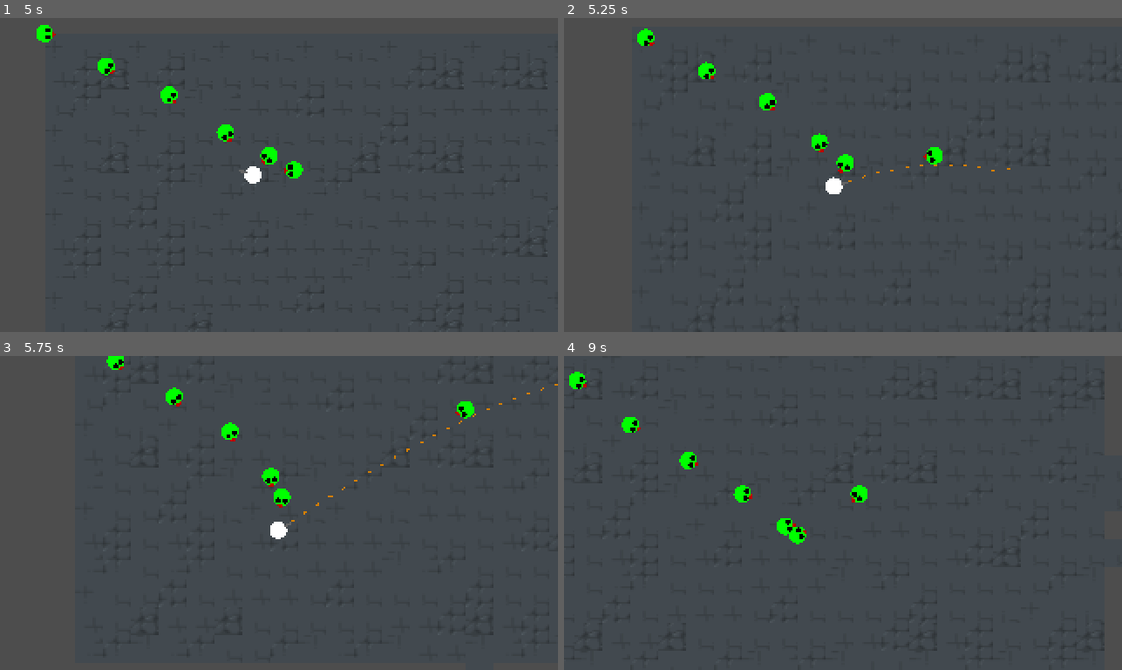
Above: before the commit, frames 1-4 (two rows, left to right).
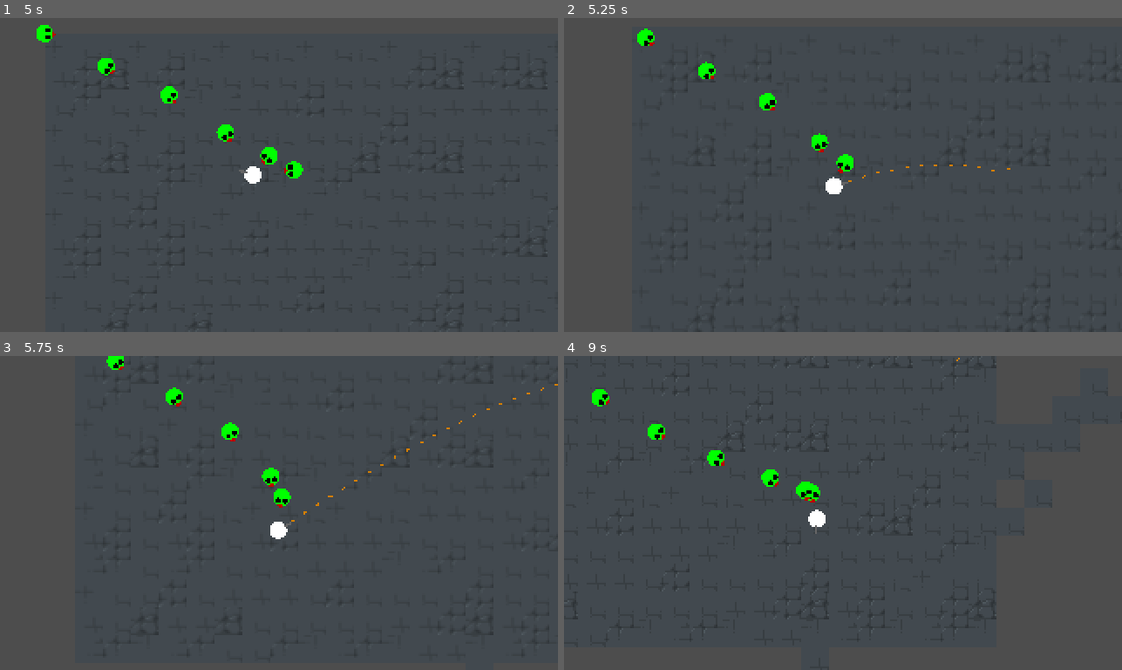
Above: after the commit, the same moments.

Repository: Spookyinator/TroglodyteCSGame
Game: Godot game, scene res://World/level.tscn
Two runs of this game, one before a commit and one after it. Both use one fixed random seed, a clock stepped at 60 frames per second and the inputs below. The project has no main scene, so this scene is started directly.
Inputs (mouse positions are in pixels of both pictures, inside the frame that each line leads up to):
- Up to frame 1 (5 s): move the mouse to (401, 159) at 0.52 s; press the mouse at (401, 159) at 0.53 s; hold D (Right) 0.53-1.28 s; move the mouse to (167, 190) at 1.27 s; release the mouse at (167, 190) at 1.28 s; hold S (Down) 1.28-2.03 s; tap Shift (slide) at 1.35, 2.85, 4.35 s; move the mouse to (334, 105) at 2.02 s; press the mouse at (334, 105) at 2.03 s; hold D (Right) 2.03-2.78 s; move the mouse to (251, 237) at 2.77 s; release the mouse at (251, 237) at 2.78 s; hold W (Up) 2.78-3.53 s; move the mouse to (446, 222) at 3.52 s; press the mouse at (446, 222) at 3.53 s; hold A (Left) from 3.53 s (still down); move the mouse to (111, 127) at 4.27 s; release the mouse at (111, 127) at 4.28 s
- Up to frame 2 (5.25 s): move the mouse to (870, 175) at 5.02 s; release A (Left) at 5.03 s; press the mouse at (870, 175) at 5.03 s; hold S (Down) from 5.03 s (still down)
- Up to frame 3 (5.75 s): keep holding S (Down)
- Up to frame 4 (9 s): move the mouse to (759, 434) at 5.77 s; release S (Down) at 5.78 s; release the mouse at (759, 434) at 5.78 s; hold D (Right) 5.78-6.53 s; tap Shift (slide) at 5.85, 7.35, 8.85 s; move the mouse to (965, 497) at 6.52 s; press the mouse at (965, 497) at 6.53 s; hold W (Up) 6.53-7.28 s; move the mouse to (731, 528) at 7.27 s; release the mouse at (731, 528) at 7.28 s; hold D (Right) 7.28-8.03 s; move the mouse to (898, 443) at 8.02 s; press the mouse at (898, 443) at 8.03 s; hold S (Down) 8.03-8.78 s; move the mouse to (815, 575) at 8.77 s; release the mouse at (815, 575) at 8.78 s; hold A (Left) from 8.78 s (still down)

Frame 1 is identical in both runs. In frame 2, 0.1% of the frame differs, in the area x 64-68%, y 41-47%; in frame 3, 0.1%; in frame 4, 2.1%, in the area x 0-97%, y 0-97%.
Error before the commit: Invalid access to property or key 'global_position' on a base object of type 'previously freed'. (res://Enemies/enemyTest.gd:30)

Commit message:
zombies die

Diff:
--- a/CSPGame/Enemies/enemyTest.gd
+++ b/CSPGame/Enemies/enemyTest.gd
@@ -35,3 +35,6 @@
 		distance = position.distance_to(player.global_position)
 		target(player.global_position)
 		_state = state.follow
+
+func _on_hitbox_no_health():
+	queue_free()
--- a/CSPGame/Enemies/enemyTest.tscn
+++ b/CSPGame/Enemies/enemyTest.tscn
@@ -1,7 +1,8 @@
-[gd_scene load_steps=8 format=3 uid="uid://ce6iml8dpgcct"]
+[gd_scene load_steps=9 format=3 uid="uid://ce6iml8dpgcct"]
 
 [ext_resource type="Script" path="res://Enemies/enemyTest.gd" id="1_4vnej"]
 [ext_resource type="PackedScene" uid="uid://dsedh28upjm41" path="res://Hitboxes & Hurtboxes/hurtbox.tscn" id="2_jx01i"]
+[ext_resource type="PackedScene" uid="uid://clxnoyd3bwcjh" path="res://Hitboxes & Hurtboxes/hitbox.tscn" id="3_idumi"]
 
 [sub_resource type="SphereMesh" id="SphereMesh_j2pa0"]
 
@@ -54,4 +55,12 @@
 [node name="CollisionShape2D" parent="Hurtbox" index="0"]
 shape = SubResource("CircleShape2D_yesk8")
 
+[node name="Hitbox" parent="." instance=ExtResource("3_idumi")]
+collision_layer = 0
+collision_mask = 2
+health = 15
+
+[connection signal="noHealth" from="Hitbox" to="." method="_on_hitbox_no_health"]
+
 [editable path="Hurtbox"]
+[editable path="Hitbox"]
--- a/CSPGame/Hitboxes & Hurtboxes/hitbox.gd
+++ b/CSPGame/Hitboxes & Hurtboxes/hitbox.gd
@@ -9,4 +9,5 @@
 		emit_signal("noHealth")
 
 func _on_area_entered(area):
+	print("yes")
 	health -= area.damage
--- a/CSPGame/Weapons/bullet.tscn
+++ b/CSPGame/Weapons/bullet.tscn
@@ -1,9 +1,9 @@
-[gd_scene load_steps=4 format=3 uid="uid://cfkmanuon7hom"]
+[gd_scene load_steps=6 format=3 uid="uid://cfkmanuon7hom"]
+
+[ext_resource type="PackedScene" uid="uid://dsedh28upjm41" path="res://Hitboxes & Hurtboxes/hurtbox.tscn" id="1_irj5k"]
 
 [sub_resource type="GDScript" id="GDScript_njtxy"]
 script/source = "extends RigidBody2D
-
-
 
 func _on_timer_timeout():
 	queue_free()
@@ -13,7 +13,11 @@
 
 [sub_resource type="BoxMesh" id="BoxMesh_uwx37"]
 
+[sub_resource type="RectangleShape2D" id="RectangleShape2D_i45qv"]
+size = Vector2(2, 1)
+
 [node name="Bullet" type="RigidBody2D"]
+collision_layer = 0
 gravity_scale = 0.0
 script = SubResource("GDScript_njtxy")
 
@@ -29,4 +33,14 @@
 
 [node name="Timer" type="Timer" parent="."]
 
+[node name="Hurtbox" parent="." instance=ExtResource("1_irj5k")]
+collision_layer = 2
+collision_mask = 0
+damage = 5
+
+[node name="CollisionShape2D" parent="Hurtbox" index="0"]
+shape = SubResource("RectangleShape2D_i45qv")
+
 [connection signal="timeout" from="Timer" to="." method="_on_timer_timeout"]
+
+[editable path="Hurtbox"]
